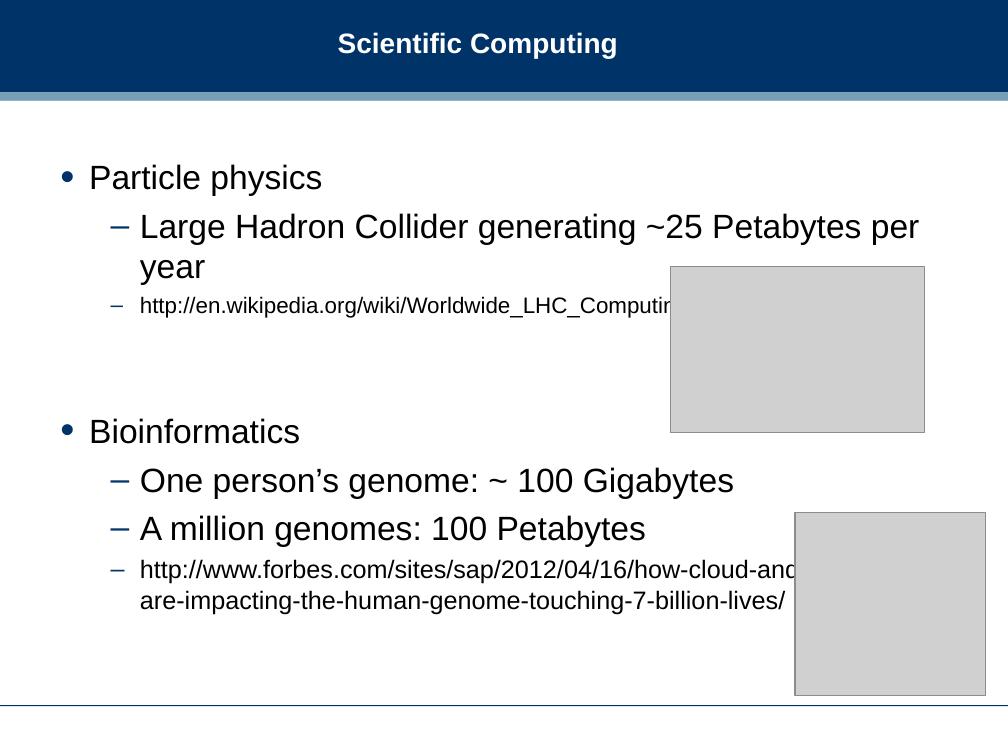
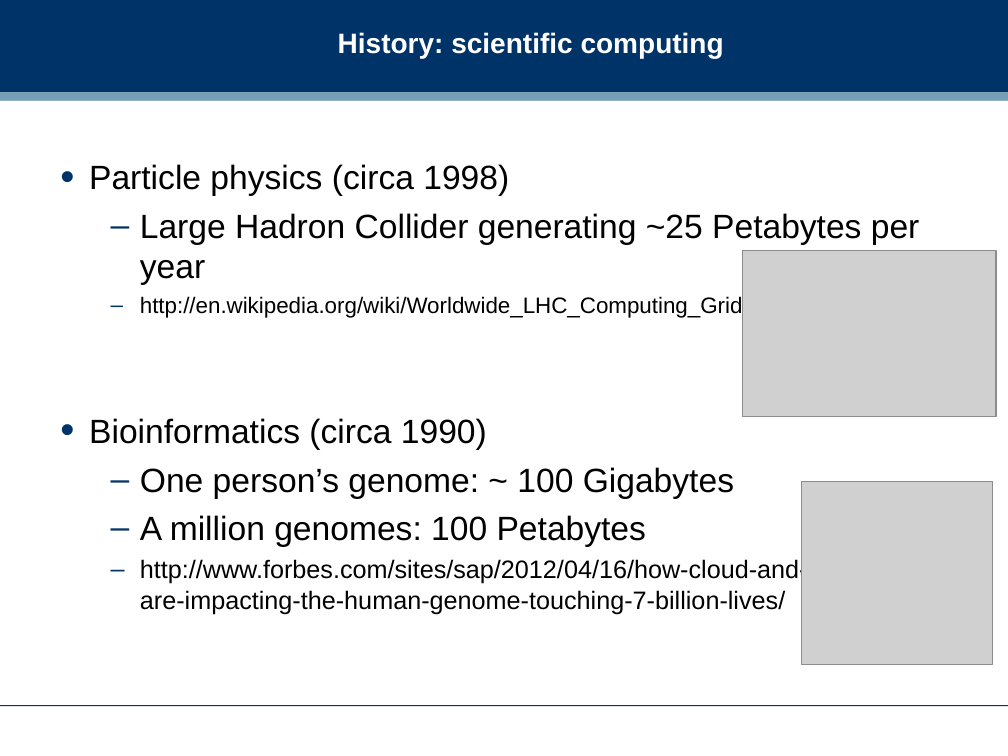
Before and after one commit to dreamind/ix, a slide deck: slide 5 of lectures/informatics-society/bigdata.ppt (slide 6 before the commit). Drawn at 1008x756 pixels with LibreOffice and Linux fonts; fonts in the diff are those of the drawing; grey boxes stand for pictures; background and template pictures are left out. Boxes give left, top, right and bottom in pixels: in the first picture for what was removed or moved away, otherwise in the second. Text is boxed around its words. In the diff, an @@ line names an element or a change of style, - is before the commit and + after.

```diff
--- a/lectures/informatics-society/bigdata.ppt
+++ b/lectures/informatics-society/bigdata.ppt
@@ title at bbox=[338, 32, 724, 58]: text changed @@
-Scientific Computing
+History: scientific computing
@@ text at bbox=[89, 164, 509, 196]: text changed @@
-• Particle physics
+• Particle physics (circa 1998)
@@ picture: place and size @@
-picture at bbox=[670, 267, 924, 432]
+picture at bbox=[742, 251, 996, 416]
@@ text at bbox=[89, 418, 487, 450]: text changed @@
-• Bioinformatics
+• Bioinformatics (circa 1990)
@@ picture: place and size @@
-picture at bbox=[795, 513, 986, 697]
+picture at bbox=[801, 481, 992, 664]
```
Also in this commit, not shown: 11 other slides changed, 13 slides added, 12 slides removed, 1 other file.
